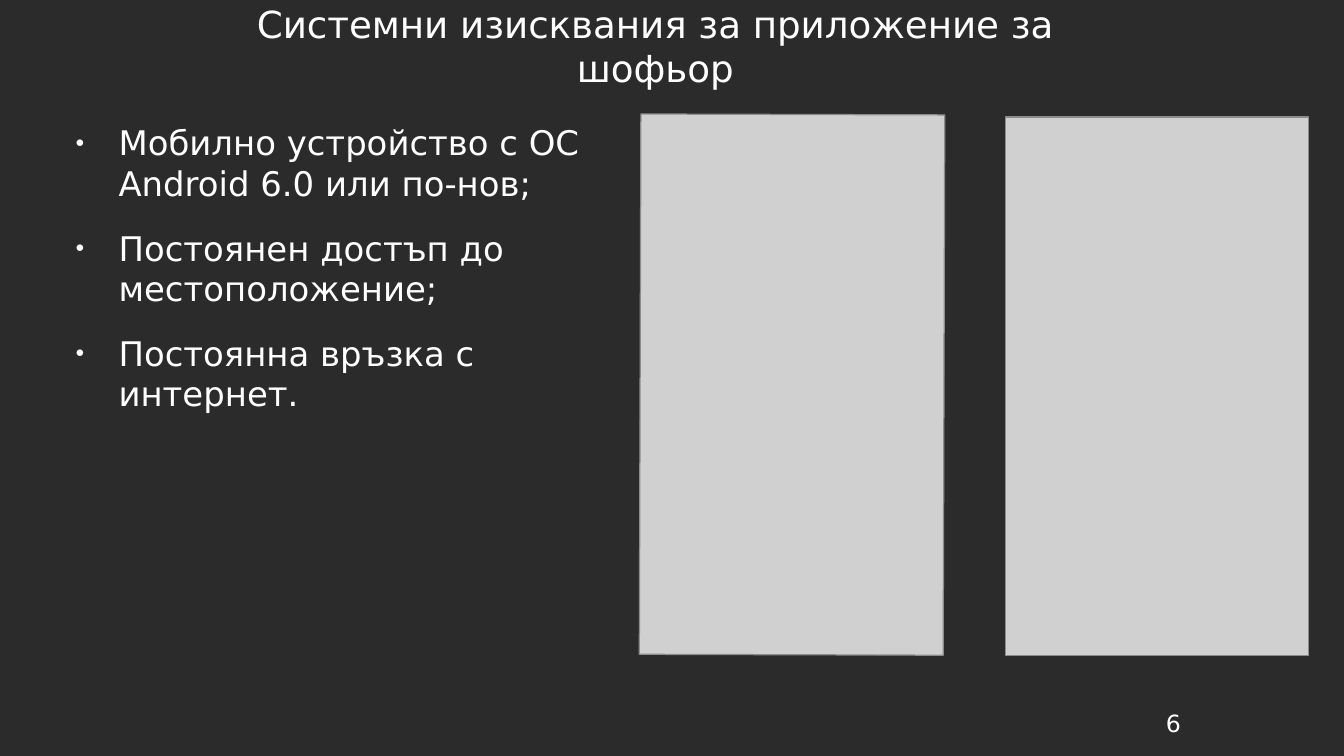
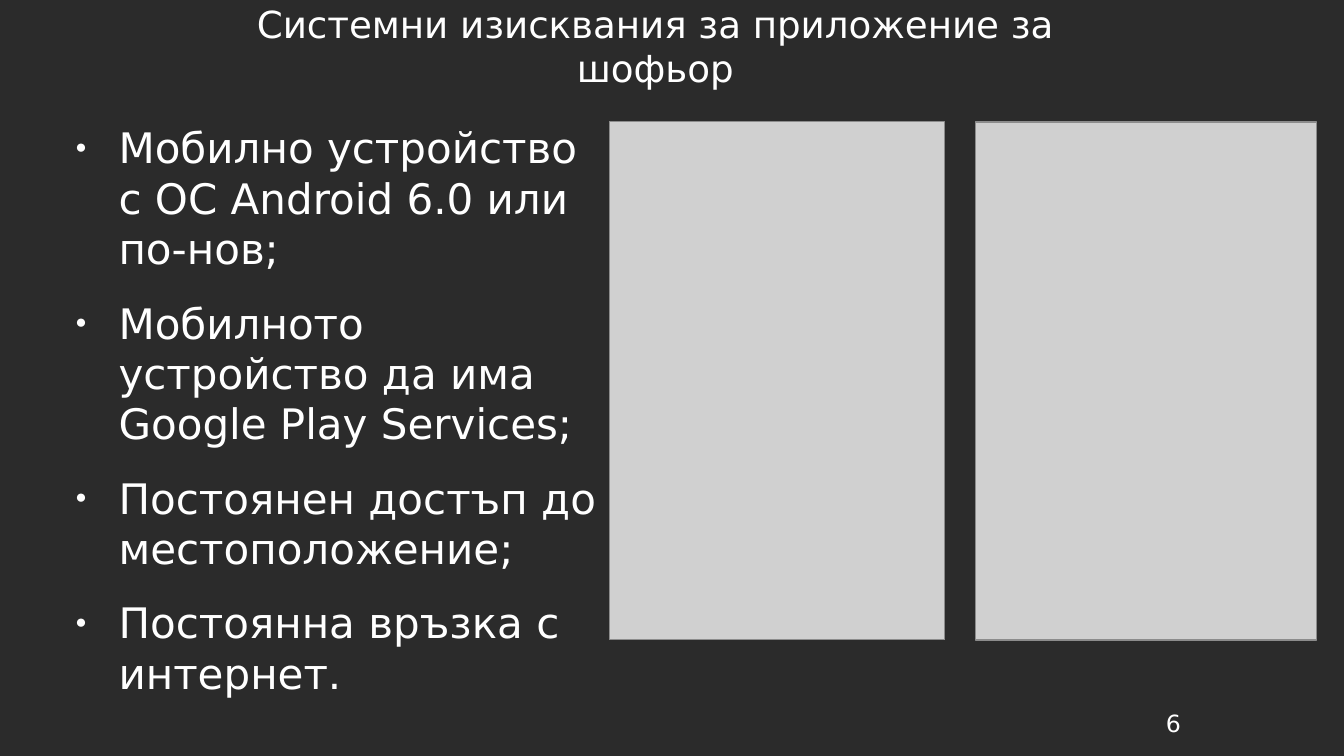
Before and after one commit to delyan-boychev/taxiZilla, a slide deck: slide 6 of documents/taxiZilla-Presentation.odp. Drawn at 1344x756 pixels with LibreOffice and Linux fonts; fonts in the diff are those of the drawing; grey boxes stand for pictures; background and template pictures are left out; a plain dark background stands for a picture behind light text. Boxes give left, top, right and bottom in pixels: in the first picture for what was removed or moved away, otherwise in the second. Text is boxed around its words. In the diff, an @@ line names an element or a change of style, - is before the commit and + after.

```diff
--- a/documents/taxiZilla-Presentation.odp
+++ b/documents/taxiZilla-Presentation.odp
@@ text at bbox=[119, 130, 596, 698]: size 20 to 24.8 pt in "Мобилно устройство с ОС Android 6.0 или ...", "Постоянен достъп до местоположение;", "Постоянна връзка с интернет." @@
@@ picture: place and size @@
-picture at bbox=[1006, 117, 1310, 656]
+picture at bbox=[610, 122, 945, 640]
@@ picture: place and size @@
-picture at bbox=[639, 114, 945, 655]
+picture at bbox=[976, 122, 1317, 640]
@@ text at bbox=[119, 306, 572, 448]: paragraph added @@
+● Мобилното устройство да има Google Play Services;
```
Also in this commit, not shown: 3 other slides changed, 4 slides added, 2 slides removed, 3 other files.
